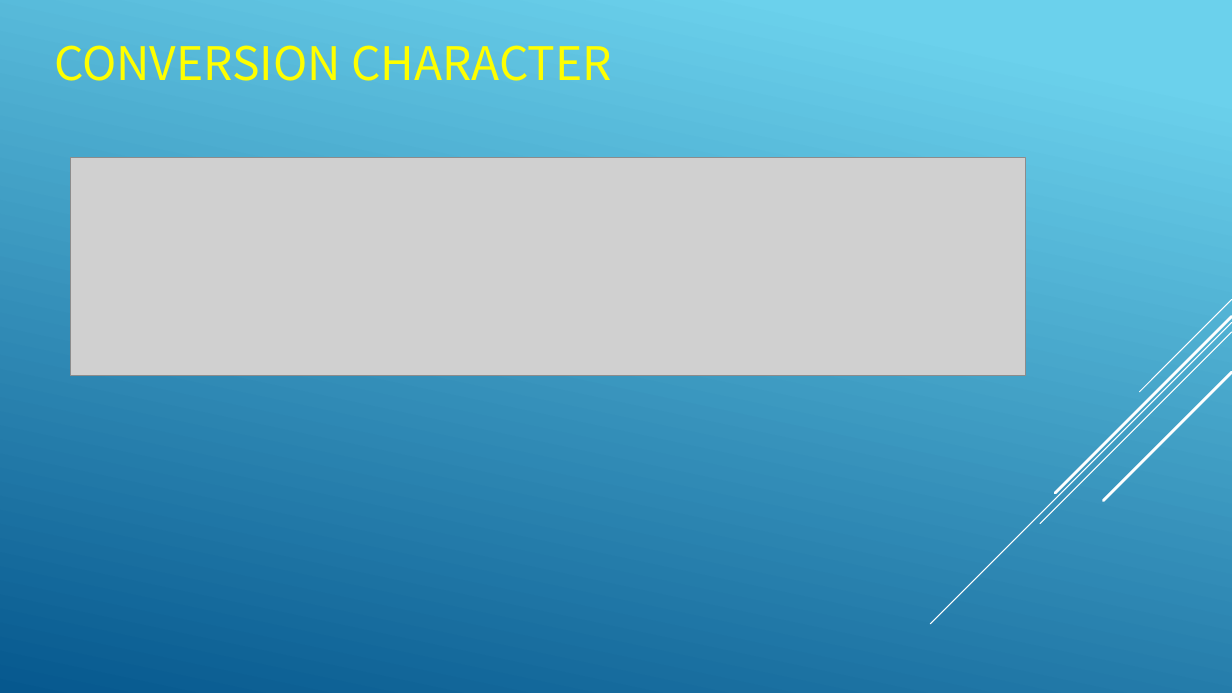
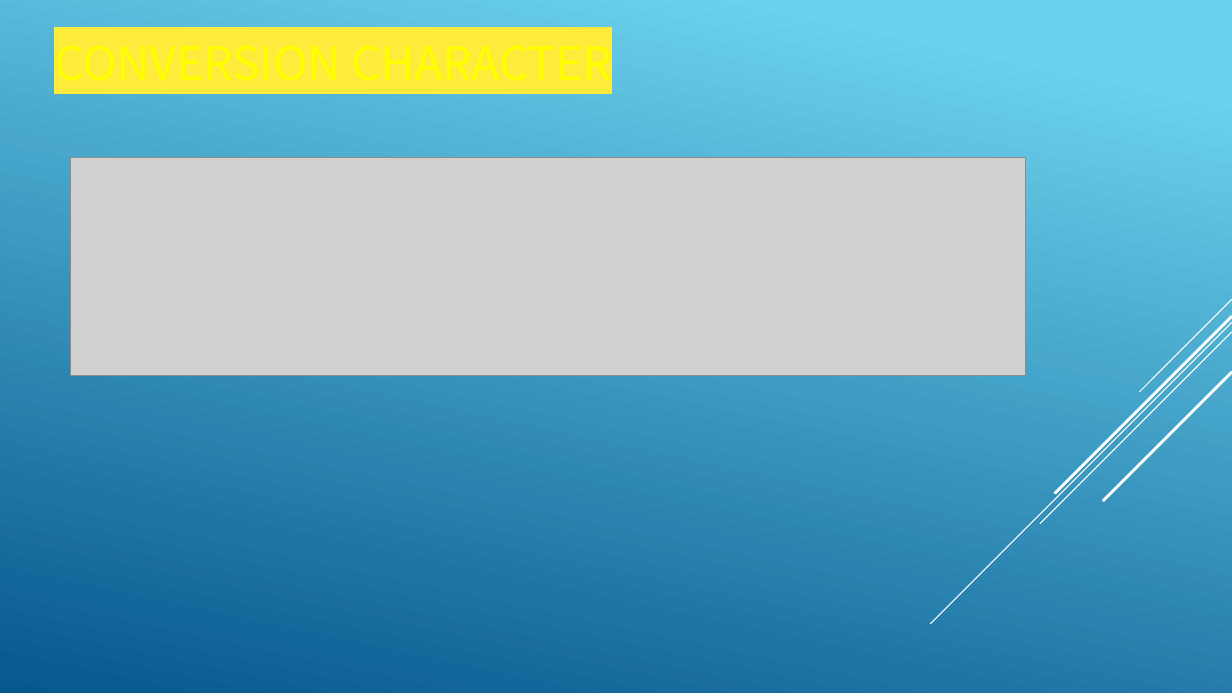
Before and after one commit to yckoincgu/C_Programming, a slide deck: slide 20 of 113/0_Introduction/C01_introduction.odp. Drawn at 1232x693 pixels with LibreOffice and Linux fonts; fonts in the diff are those of the drawing; grey boxes stand for pictures. Boxes give left, top, right and bottom in pixels: in the first picture for what was removed or moved away, otherwise in the second. Text is boxed around its words. In the diff, an @@ line names an element or a change of style, - is before the commit and + after.

```diff
--- a/113/0_Introduction/C01_introduction.odp
+++ b/113/0_Introduction/C01_introduction.odp
@@ title "CONVERSION CHARACTER" at [54, 46, 612, 80]: highlight none to #FFEB3B @@
```
Also in this commit, not shown: 19 other slides changed, 3 other files.
